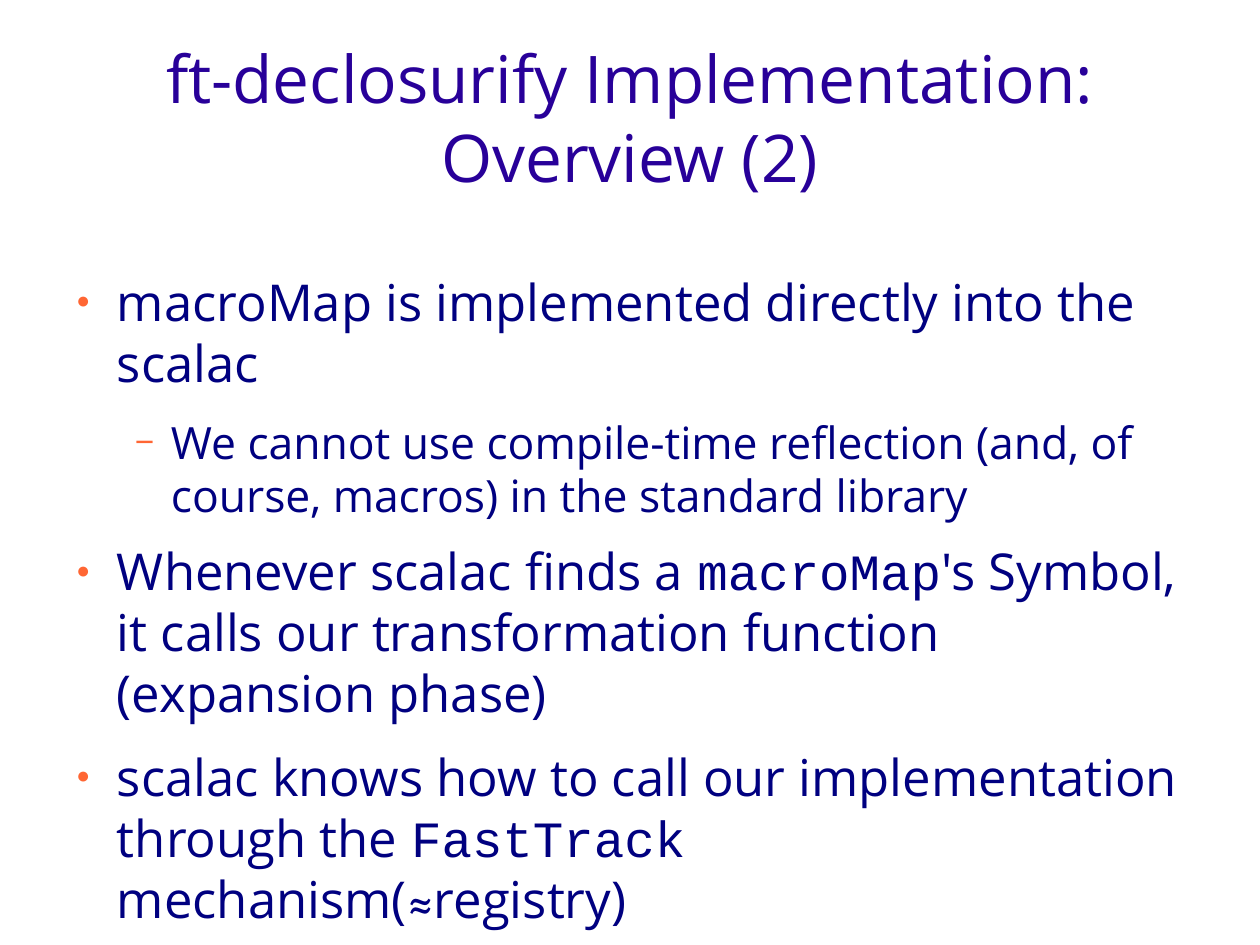
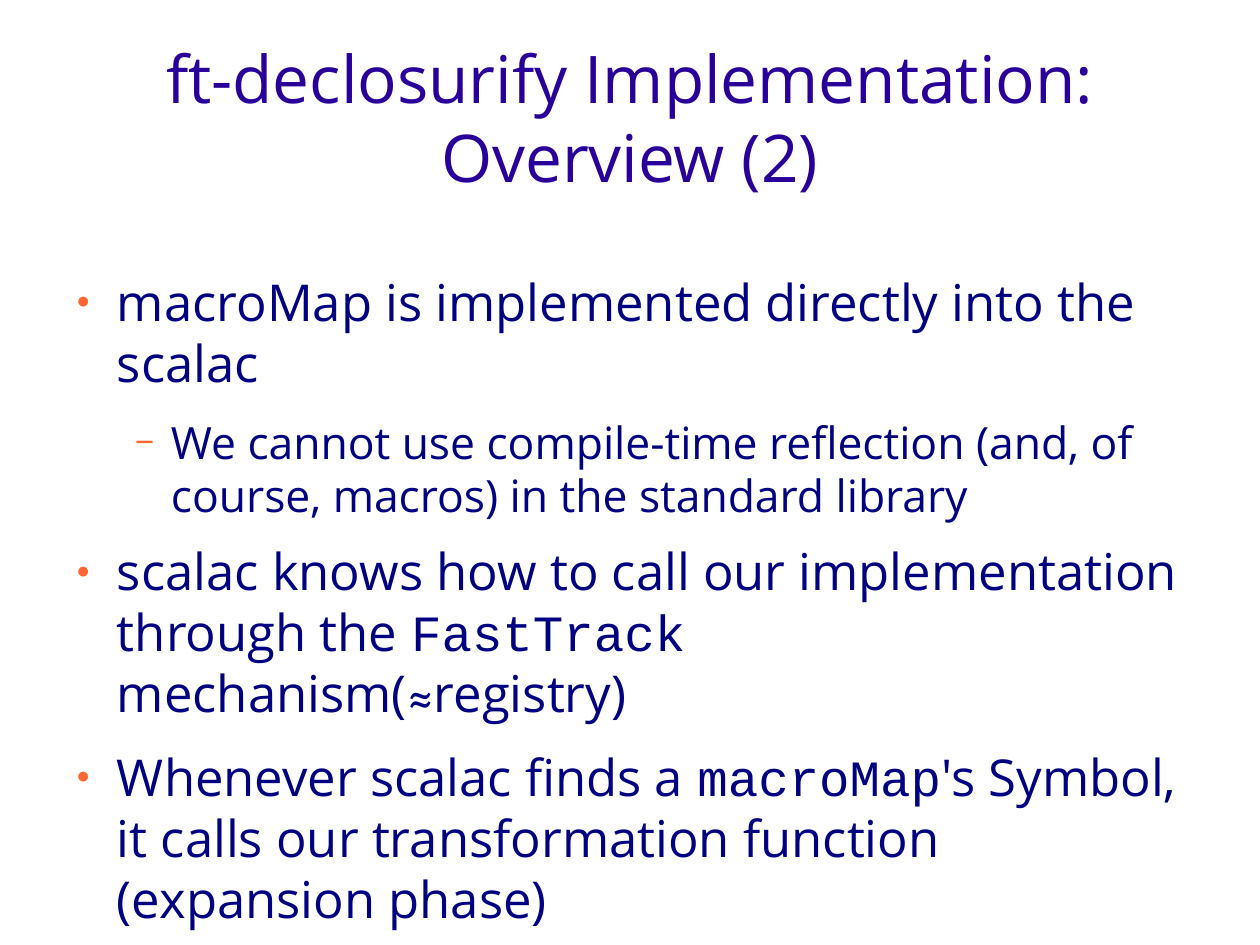
Before and after one commit to geo-kollias/msc-thesis-tex, a slide deck: slide 15 of geokollias_msc_thesis_pres.odp. Drawn at 1260x945 pixels with LibreOffice and Linux fonts; fonts in the diff are those of the drawing; background and template pictures are left out. Boxes give left, top, right and bottom in pixels: in the first picture for what was removed or moved away, otherwise in the second. Text is boxed around its words. In the diff, an @@ line names an element or a change of style, - is before the commit and + after.

```diff
--- a/geokollias_msc_thesis_pres.odp
+++ b/geokollias_msc_thesis_pres.odp
@@ text at bbox=[117, 551, 1177, 725]: paragraph added @@
+● scalac knows how to call our implementation through the FastTrack mechanism(≈registry)
@@ text at bbox=[117, 757, 1177, 931]: paragraph removed @@
-● scalac knows how to call our implementation through the FastTrack mechanism(≈registry)
```
Also in this commit, not shown: 5 other slides changed.
